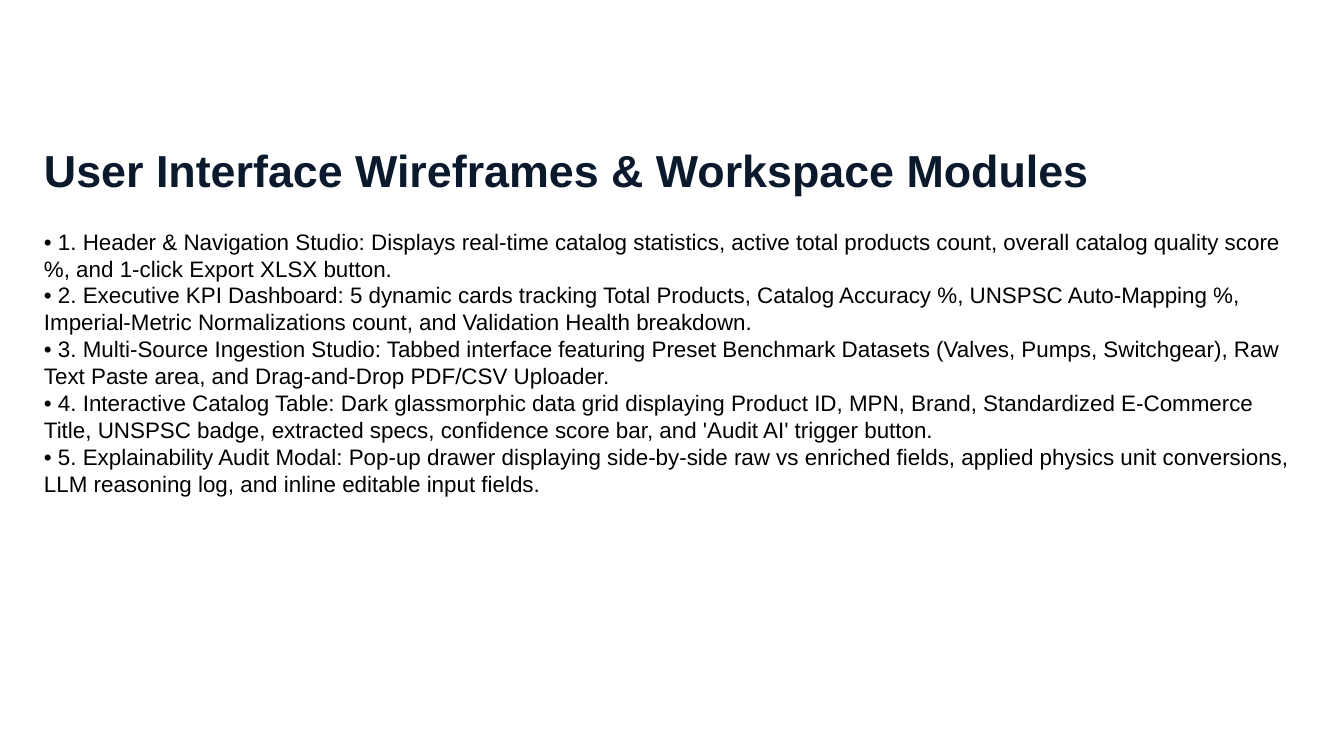
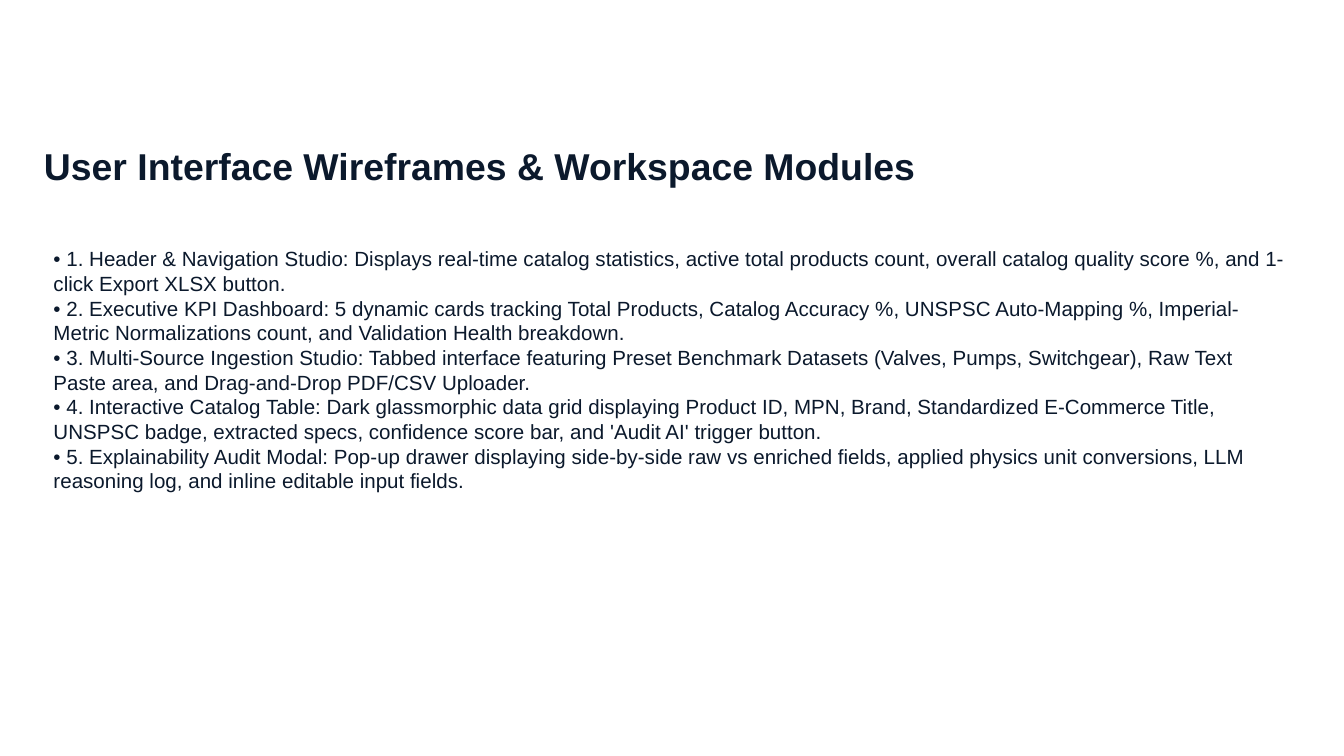
Before and after one commit to aksharsakhi/ProductLens-AI, a slide deck: slide 8 of [EXT] UniHack-Protoype Template .pptx. Drawn at 1344x756 pixels with LibreOffice and Linux fonts; fonts in the diff are those of the drawing; background and template pictures are left out. Boxes give left, top, right and bottom in pixels: in the first picture for what was removed or moved away, otherwise in the second. Text is boxed around its words. In the diff, an @@ line names an element or a change of style, - is before the commit and + after.

Commit message:
fix: slide text overlapping and layout formatting

```diff
--- a/[EXT] UniHack-Protoype Template .pptx
+++ b/[EXT] UniHack-Protoype Template .pptx
@@ text "User Interface Wireframes & Workspace ..." at (44,153,915,187): size 24 to 20 pt @@
@@ text at (44,233,1288,497): paragraphs removed @@
-• 1. Header & Navigation Studio: Displays real-time catalog statistics, active total products count, overall catalog quality score %, and 1-click Export XLSX button.
-• 2. Executive KPI Dashboard: 5 dynamic cards tracking Total Products, Catalog Accuracy %, UNSPSC Auto-Mapping %, Imperial-Metric Normalizations count, and Validation Health breakdown.
-• 3. Multi-Source Ingestion Studio: Tabbed interface featuring Preset Benchmark Datasets (Valves, Pumps, Switchgear), Raw Text Paste area, and Drag-and-Drop PDF/CSV Uploader.
-• 4. Interactive Catalog Table: Dark glassmorphic data grid displaying Product ID, MPN, Brand, Standardized E-Commerce Title, UNSPSC badge, extracted specs, confidence score bar, and 'Audit AI' trigger button.
-• 5. Explainability Audit Modal: Pop-up drawer displaying side-by-side raw vs enriched fields, applied physics unit conversions, LLM reasoning log, and inline editable input fields.
@@ text added at (53,251,1283,493), 11 pt, text #0B192C @@
+• 1. Header & Navigation Studio: Displays real-time catalog statistics, active total products count, overall catalog quality score %, and 1-click Export XLSX button.
+• 2. Executive KPI Dashboard: 5 dynamic cards tracking Total Products, Catalog Accuracy %, UNSPSC Auto-Mapping %, Imperial-Metric Normalizations count, and Validation Health breakdown.
+• 3. Multi-Source Ingestion Studio: Tabbed interface featuring Preset Benchmark Datasets (Valves, Pumps, Switchgear), Raw Text Paste area, and Drag-and-Drop PDF/CSV Uploader.
+• 4. Interactive Catalog Table: Dark glassmorphic data grid displaying Product ID, MPN, Brand, Standardized E-Commerce Title, UNSPSC badge, extracted specs, confidence score bar, and 'Audit AI' trigger button.
+• 5. Explainability Audit Modal: Pop-up drawer displaying side-by-side raw vs enriched fields, applied physics unit conversions, LLM reasoning log, and inline editable input fields.
```
Also in this commit, not shown: 13 other slides changed, 1 slide added, 1 slide removed, 2 other files.
